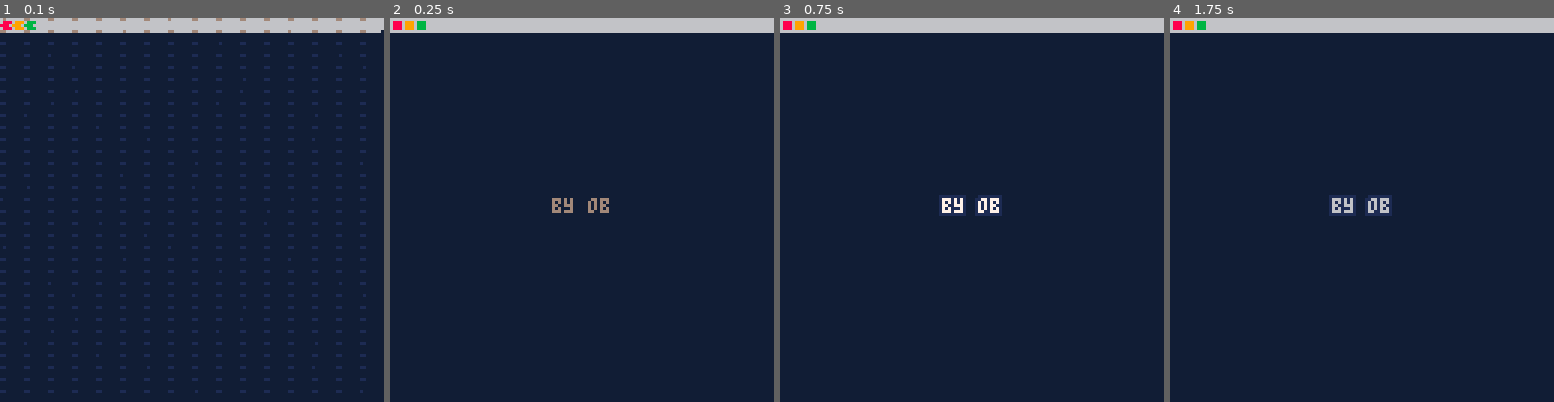
Above: before the commit, frames 1-4 (left to right).
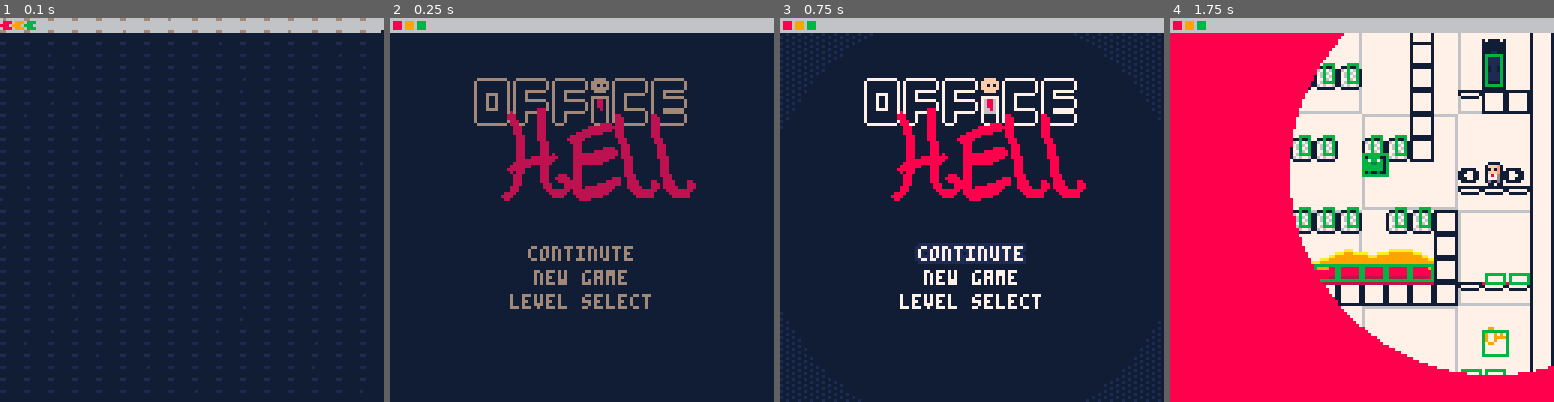
Above: after the commit, the same moments.

Repository: OllieBlomfield/office_game
Game: PICO-8 cartridge rr.p8
Same seed, same stepped clock (60 frames per second), same inputs: the game is played once before the commit and once after it.
Inputs:
- Up to frame 1 (0.1 s): no input
- Up to frame 2 (0.25 s): no input
- Up to frame 3 (0.75 s): tap X (X key) at 0.33 s; tap O (Z key) at 0.7 s
- Up to frame 4 (1.75 s): tap X (X key) at 1.07 s; hold Right from 1.6 s (still down); tap O (Z key) at 1.7 s

Frame 1 is identical in both runs. In frame 2, 8.0% of the frame differs, in the area x 21-80%, y 15-76%; in frame 3, 12%; in frame 4, 89%, in the area x 0-100%, y 3-100%.

Commit message:
added to main menu and first iteration of level select

Diff:
--- a/rr.p8
+++ b/rr.p8
@@ -9,6 +9,7 @@
 #include scripts/maths_methods.lua
 #include scripts/level_transition.lua
 #include scripts/intro_cutscene.lua
+#include scripts/level_select.lua
 #include scripts/objects/object.lua
 #include scripts/objects/stop_sign.lua
 #include scripts/entities/entity.lua
@@ -314,30 +315,32 @@
 3500000000000000000000000000003535000000000000000000000000000035350000000000000000000000000000353500000000000000000000000000003535000000003500000000000000000035350000000000000000000000000000353831313131313131313531313131313935000000000000000000000000000035
 3500000000000000000000000000003535000000000000000000000000000035350000000000000000000000000000353500000000000000000000000000003535000000003500000000000000000035350000000000000000000000000000353500000000000000003500000000003535000000000000000000000000000035
 350000000000000000000000000000353500000000000000000000000000003535000000000000000000000000000035350000000000000000000000000000353500000000350000000000000000003535000000000000000000000000000035350000000000000000350000000000353500000000000000000000373c3c3c35
-3500000000000000000000003031313135000000000000000000000000303131353a3a000000000000000000000000353500000000000000000505003031313935400000003600000000000000000035350000000000000000000000000000353500000000000040003500000000003535000000000000000000003500000035
-35000000000000000030320000000035350000000000000000000000000000353505050505050505000000000000003535000005050505050030320000000035343132000000000000000000303131333131313132003031320030313200003535000000050500000035000005000035353c3c373a3a3a3a3a3a003500000035
+3500000000000000000000003031313135000000000000000000000000303131353a3a000000000000000000000000353500000000000000000505003031313935400000003500000000000000000035350000000000000000000000000000353500000000000040003500000000003535000000000000000000003500000035
+35000000000000000030320000000035350000000000000000000000000000353505050505050505000000000000003535000000050505050030320000000035343132000036000000000000303131333131313132003031320030313200003535000000050500000035000005000035353c3c373a3a3a3a3a3a003500000035
 3500000000000000000000000000003535000000000000000000000000000035383131313131313131313131320000353500003a3031313200000000000000353500000000000000000300000000003535000000001400000014000000000035353a3a3a0303000000353031323a3a3535000035000000000000003431313131
-353a3a303131313132000000000000353500000000000000003831323a3a3a35350000000000000000000000003a3a353500000000000000000000000000003535000400000000000000000000000035350000000400000000000000000505353500000000000000003500000000003535171735000000000000000000000035
-35000000000000000000000000000035350000000500000000350000000000353500000000000000000000000000003535050505000000000000000000000035353a3a30313132000000000000000035353a3a3a3031313131313131313131353500140000000000003500000000003531313133000014000014000000000035
+353a3a303131313132000000000000353500000000000000003831323a3a3a35350000000000000000000000003a3a353500000000000000000000000000003535000400000000000000000000000035350000000400000000000000000000353500000000000000003500000000003535171735000000000000000000000035
+35000000000000000000000000000035350000000500000000350000000000353500000000000000000000000000003535050505000000000000000000000035353a3a30313131320000000000000035353a3a3a3a30313131313131313131353500140000000000003500000000003531313133000014000014000000000035
 3500000000000000000000000000003535003031313132000035000000000c3535000000000000000000000000000035353031320000000000000000000000353500000000000000000000000000003535000000000000000000000000000035350000000004000000350000000505353500000000003c3c3c3c000000000035
 353131313131313131313200000000353500000000000000003500003031313335000000040000000000000012000035350000000005050505050505000000353500000014000000000000000000003535000000000000000000000000000035383131323a3a000000353a3a3031313535000000000000000000000000000035
 3500000000000000000000000000003535000000000000000035000000000035350000303132003031313131313200353500000000303131313131320000003535000000000004000000000000000035350000003700003700000000000000353500000000000000003500000000003535000000000000000000000000040035
 35000000000000000000000000000035350000000000000000350a0b00000035350000000000000000000000000000353500000000000000000000000000003534313131313131313900000000000035350000003500003500000000000000353500001100000000003505050000003535000000000000000000000030313133
-35000000000000000000000038313131350000000000000000343131323a0035350000000000000000000000000000353500000000000000000000000505053535000000000000003431320000000035350000003431313300003700003700353500303132000000003431313200003535000000000000000000000000000035
+35000000000000000000000038313131350000000000000000343131323a3a35350000000000000000000000000000353500000000000000000000000505053535000000000000003431313200000035350000003431313300003700003700353500303132000000003431313200003535000000000000000000000000000035
 350000000000000000000000350000353500000000000000000000000000003534313131320000000000000000000035350000000000000000000000030303353500000000001400000000000000003535000000000000000000350000350035350000000000000000000000000000353500000000003c3c3c3c000000000035
 3500000000003700000000003500003535000c00050505050505050000000035350000050505050505050505000400353505050505050505050505050505053535000000000000000000000000000035350000000000000000003538393500353500000000000000000000000005053535000000000000000000000000000035
 3431313131313531313131313131313334313131313131313131313131313133343131313131313131313131313131333431313131313131313131313131313334313131313131313131313131313133343131313131313131313535353431333431313131313131313131313131313334313131313131313131313131313133
-3831313131323a3a370000000000000000000000000000000000000000000000000000000000000000000000000000000000000000000000000000000000000000000000000000000000000000000000000000000000000000000000000000000000000000000000000000000000000000000000000000000000000000000000
-35000000001f0000350000000000000000000000000000000000000000000000000000000000000000000000000000000000000000000000000000000000000000000000000000000000000000000000000000000000000000000000000000000000000000000000000000000000000000000000000000000000000000000000
-350c000e0a0b0d0f350000000000000000000000000000000000000000000000000000000000000000000000000000000000000000000000000000000000000000000000000000000000000000000000000000000000000000000000000000000000000000000000000000000000000000000000000000000000000000000000
-3431313131313131330000000000000000000000000000000000000000000000000000000000000000000000000000000000000000000000000000000000000000000000000000000000000000000000000000000000000000000000000000000000000000000000000000000000000000000000000000000000000000000000
-3831313131323a3a370000000000000000000000000000000000000000000000000000000000000000000000000000000000000000000000000000000000000000000000000000000000000000000000000000000000000000000000000000000000000000000000000000000000000000000000000000000000000000000000
-35000000001f0000350000000000000000000000000000000000000000000000000000000000000000000000000000000000000000000000000000000000000000000000000000000000000000000000000000000000000000000000000000000000000000000000000000000000000000000000000000000000000000000000
-350c05051000000f350000000000000000000000000000000000000000000000000000000000000000000000000000000000000000000000000000000000000000000000000000000000000000000000000000000000000000000000000000000000000000000000000000000000000000000000000000000000000000000000
-3431313132000030330000000000000000000000000000000000000000000000000000000000000000000000000000000000000000000000000000000000000000000000000000000000000000000000000000000000000000000000000000000000000000000000000000000000000000000000000000000000000000000000
-…(6 lines of a section not shown)…
+3831313131323a3a37000000000000000a0b0005000004000000000040000000000000000000000000000000000000000000000000000000000000000000000000000000000000000000000000000000000000000000000000000000000000000000000000000000000000000000000000000000000000000000000000000000
+35000000001f0000350000000000000042434342434342434342434342000000000000000000000000000000000000000000000000000000000000000000000000000000000000000000000000000000000000000000000000000000000000000000000000000000000000000000000000000000000000000000000000000000
+350c000e0a0b0d0f350000000000000000000000000000000000000045000000000000000000000000000000000000000000000000000000000000000000000000000000000000000000000000000000000000000000000000000000000000000000000000000000000000000000000000000000000000000000000000000000
+3431313131313131330000000000000000000000000000000000000045000000000000000000000000000000000000000000000000000000000000000000000000000000000000000000000000000000000000000000000000000000000000000000000000000000000000000000000000000000000000000000000000000000
+3831313131323a3a37000000000000000e00000000003c00000c000045000000000000000000000000000000000000000000000000000000000000000000000000000000000000000000000000000000000000000000000000000000000000000000000000000000000000000000000000000000000000000000000000000000
+35000000001f0000350000000000000042434342434342434342434342000000000000000000000000000000000000000000000000000000000000000000000000000000000000000000000000000000000000000000000000000000000000000000000000000000000000000000000000000000000000000000000000000000
+350c05051000000f35000000000000004500000000000000001f000000000000000000000000000000000000000000000000000000000000000000000000000000000000000000000000000000000000000000000000000000000000000000000000000000000000000000000000000000000000000000000000000000000000
+3431313132000030330000000000000045000000000000000000000000000000000000000000000000000000000000000000000000000000000000000000000000000000000000000000000000000000000000000000000000000000000000000000000000000000000000000000000000000000000000000000000000000000
+0000000000000000000000000000000045000000000012000000000000000000000000000000000000000000000000000000000000000000000000000000000000000000000000000000000000000000000000000000000000000000000000000000000000000000000000000000000000000000000000000000000000000000
+0000000000000000000000000000000042434342434342434342434342000000000000000000000000000000000000000000000000000000000000000000000000000000000000000000000000000000000000000000000000000000000000000000000000000000000000000000000000000000000000000000000000000000
+…(6 lines of a section not shown)…
--- a/scripts/intro_cutscene.lua
+++ b/scripts/intro_cutscene.lua
@@ -85,7 +85,8 @@
     intro_scenes[current_intro_screen][2]()
     clip()
     --para_print(intro_scenes[current_intro_screen][1],76,6)
-    center_print(intro_scenes[current_intro_screen][1],76,6)
+    local px,py = center_print(intro_scenes[current_intro_screen][1],76,6)
+    if t>120 then print("\^o0ff❎continue",86,118,7) end
     --print(intro_scenes[current_intro_screen][1],24,70,6)
     --print("❎",x+2,y-6)
 
--- a/scripts/level.lua
+++ b/scripts/level.lua
@@ -9,7 +9,11 @@
   spr(68,96,13)
 end}
 levels[2] = {{16,112}, {108,8}, "now spikes",20}
-levels[3] = {{16,112}, {12,8}, "stop n' start",20}
+levels[3] = {{16,112}, {12,8}, "stop n' start",20,
+function()
+  print("AVOID!",72,64,13)
+end
+}
 levels[4] = {{9,112}, {104,8}, "don't stop",20}
 levels[5] = {{16,112}, {104,16}, "grab the key!",20}
 levels[6] = {{9,112}, {12,16}, "rebound",20}
@@ -18,9 +22,9 @@
 levels[9] = {{16,64}, {12,104}, "end of demo :)",20}
 levels[10] = {{104,104}, {12,8}, "hot stuff",20}
 levels[11] = {{16,112}, {108,8}, "test2",20}
-levels[12] = {{10,112}, {110,104}, "test",20} --at 3 possible stars for beating level in certain time
+levels[12] = {{104,48}, {104,8}, "test",20} --at 3 possible stars for beating level in certain time
 levels[13] = {{17,8}, {12,104}, "test",20}
-levels[14] = {{10,112}, {110,104}, "test",20}
+levels[14] = {{16,112}, {108,8}, "test2",20}
 levels[15] = {{10,112}, {110,104}, "test",20}
 levels[16] = {{10,112}, {110,104}, "test",20}
 
--- /dev/null
+++ b/scripts/level_select.lua
@@ -0,0 +1,162 @@
+function level_select_init()
+    update = level_select_update
+    draw = level_select_draw
+    t=0
+    selected_level = 1
+    level_positions = {}
+    for y=0,2 do
+        if y==1 then
+            for x=4,0,-1 do
+                level_positions[#level_positions+1] = {x,y}
+            end
+        else
+            for x=0,4 do
+                level_positions[#level_positions+1] = {x,y}
+            end
+        end
+    end
+
+    unlocked_levels = 15
+
+    next_valid_direction, prev_valid_direction = calc_valid_direction(1)
+
+
+
+    loc_x = 0
+    loc_y = 0
+end
+
+function level_select_update()
+    t+=1
+
+    if btnp(➡️) then
+        if next_valid_direction[1]==1 then
+            selected_level+=1
+            loc_x+=1
+            next_valid_direction, prev_valid_direction = calc_valid_direction(selected_level)
+        end
+
+        if prev_valid_direction[1]==1 then
+            selected_level-=1
+            loc_x+=1
+            next_valid_direction, prev_valid_direction = calc_valid_direction(selected_level)
+        end
+    end
+
+    if btnp(⬅️) then
+        if next_valid_direction[1]==-1 then
+            selected_level+=1
+            loc_x-=1
+            next_valid_direction, prev_valid_direction = calc_valid_direction(selected_level)
+        end
+
+        if prev_valid_direction[1]==-1 then
+            selected_level-=1
+            loc_x-=1
+            next_valid_direction, prev_valid_direction = calc_valid_direction(selected_level)
+        end
+    end
+
+    if btnp(⬇️) then
+        if next_valid_direction[2]==1 then
+            selected_level+=1
+            loc_y+=1
+            next_valid_direction, prev_valid_direction = calc_valid_direction(selected_level)
+        end
+
+        if prev_valid_direction[2]==1 then
+            selected_level-=1
+            loc_y-=1
+            next_valid_direction, prev_valid_direction = calc_valid_direction(selected_level)
+        end
+    end
+
+    if btnp(⬆️) then
+        if next_valid_direction[2]==-1 then
+            selected_level+=1
+            loc_y-=1
+            next_valid_direction, prev_valid_direction = calc_valid_direction(selected_level)
+        end
+
+        if prev_valid_direction[2]==-1 then
+            selected_level-=1
+            loc_y-=1
+            next_valid_direction, prev_valid_direction = calc_valid_direction(selected_level)
+        end
+    end
+
+    if btnp(❎) then
+        lvl = selected_level
+        level_init()
+    end
+
+
+
+    -- if btnp(➡️) then
+    --     if selected_level+1 <= #level_positions and level_positions[selected_level][1]+1==level_positions[selected_level+1][1] then
+    --         selected_level+=1
+    --         loc_x+=1
+    --     end
+    -- end
+
+    -- if btnp(⬅️) then
+    --     if selected_level-1 >= 1 and level_positions[selected_level][1]-1==level_positions[selected_level-1][1] then
+    --         selected_level-=1
+    --         loc_x-=1
+    --     end
+    -- end
+
+    -- if btnp(⬇️) then
+    --     if selected_level+1 <= #level_positions and level_positions[selected_level][2]+1==level_positions[selected_level+1][2] then
+    --         selected_level+=1
+    --         loc_y+=1
+    --     end
+    -- end
+
+
+
+end
+
+function level_select_draw()
+    cls(7)
+    draw_background()
+    map(16,16,12,30)
+    for i=1,15 do
+        local col = i < unlocked_levels and 11 or (i == unlocked_levels and 9) or 8
+        rrectfill(level_positions[i][1]*24+13,level_positions[i][2]*32+39,6,6,0,col)
+    end
+
+    spr(({33,34,35,34})[1+(t%60\15)],13+loc_x*24,34+loc_y*32)
+
+    center_print("level:"..selected_level,10,7,"\^o0ff")
+    center_print(levels[selected_level][3],18,7,"\^o0ff")
+
+
+    -- print(selected_level,10,10,1)
+    -- print(next_valid_direction[1])
+    -- print(next_valid_direction[2])
+
+
+
+
+    -- for pos in all(level_positions) do
+    --     print("HI",12+pos[1]*24,30+pos[2]*32)
+    -- end
+
+end
+
+
+function calc_valid_direction(a)
+    local out_1 = a+1 <= unlocked_levels and calc_level_direction(a,a+1) or {0,0}
+    local out_2 = a-1 >= 1 and calc_level_direction(a,a-1) or {0,0}
+    return out_1, out_2
+end
+
+function calc_level_direction(p1,p2)
+    local p1 = level_positions[p1]
+    local p2 = level_positions[p2]
+
+    return {p2[1]-p1[1],p2[2]-p1[2]}
+end
+
+menuitem(3,"level select",level_select_init)
--- a/scripts/main.lua
+++ b/scripts/main.lua
@@ -1,6 +1,6 @@
 function _init()
   t=0
-  lvl = 1
+  lvl = 12
   sfx_time = 0
   level_timer = 0
   debug_menu=false
--- a/scripts/main_menu.lua
+++ b/scripts/main_menu.lua
@@ -1,12 +1,38 @@
+function new_game()
+    lvl = 1
+    new_game = true
+    out_func = intro_init
+    menu_state = 3
+    --level_init()
+end
+
+function level_select()
+    menu_state = 3
+    out_func = level_select_init
+end
+
+function continue()
+    menu_state = 2
+    out_func = level_init
+end
+
+def_options = {{"continute",continue},{"new game", new_game}, {"level select",level_select}}
+
 function menu_init()
     update = menu_update
     draw = menu_draw
 
     fade_in = 20
-    options = {"play"}
+    options = def_options
+    out_func = level_init
+    current_selection = 1
     logo_offset_y = 0
-    new_game = true
-    menu_state = 0 --0 credits, 1 logo, 2 game transition, 3 intro transition
+    new_game = false
+
+    if new_game then
+        options = {def_options[2]}
+    end
+    menu_state = 1 --0 credits, 1 logo, 2 logo move transition, 3 fade out transition
     menu_credit_fade_state = 0 --0 fade_in, 1 fade out
 
     --intro_transition vars
@@ -29,17 +55,22 @@
         end
     elseif menu_state==1 then
         fade_in = max(0, fade_in-0.5)
-        if btnp(5) and fade_in==0 then menu_state = new_game and 3 or 2 end
+
+        if btnp(3) then current_selection = min(current_selection+1,#options) end
+
+        if btnp(2) then current_selection = max(0,current_selection-1) end
+
+        if btnp(5) and fade_in==0 then options[current_selection][2]() end
     elseif menu_state==2 then
         logo_offset_y-=6
         if logo_offset_y < -60 then
-            level_init()
+            out_func()
         end
     elseif menu_state==3 then
         intro_transition_time+=1
         intro_circle_size = lerp(95,-2,intro_transition_time/100)
         if intro_transition_time > 100 then
-            intro_init()
+            out_func()
         end
     end
 end
@@ -54,7 +85,10 @@
         poke(0x5f34,0x2)
         circfill(64,67,70,0 | 0x1800)
         fillp()
-        center_print("x to "..(new_game and "start" or "continue"), 80, 7,"\^o0ff")
+        for i=1,#options do
+            center_print(options[i][1],68+i*8,7,current_selection==i and "\^o0ff" or "")
+        end
+        --center_print("x to "..(new_game and "start" or "continue"), 80, 7,"\^o0ff")
         draw_logo()
         circfill(63,63,intro_circle_size,1 | 0x1800)
         circ(63,63,intro_circle_size - 1 , 7)
Not shown, changed: 44 lines of the sprite sheet (__gfx__) section of rr.p8
